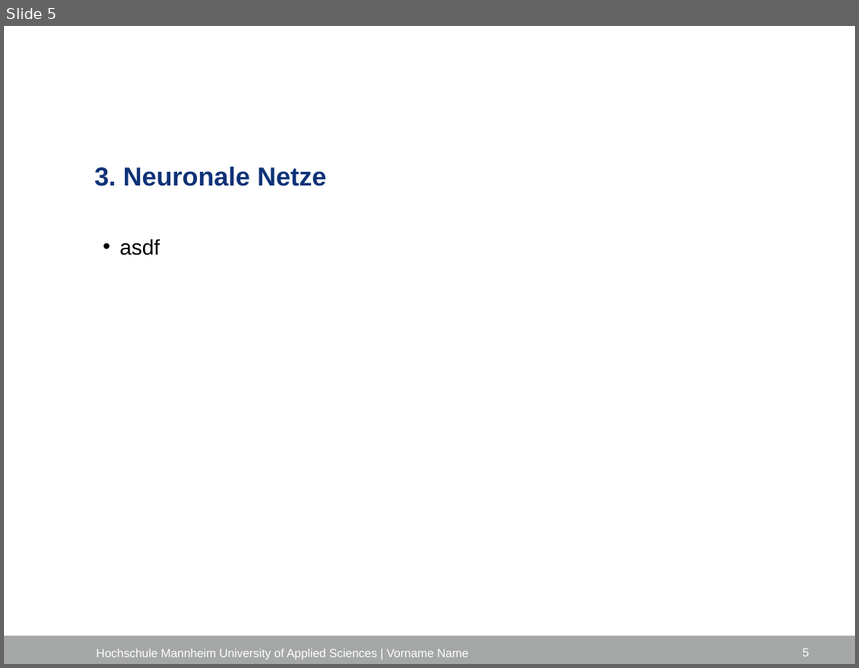
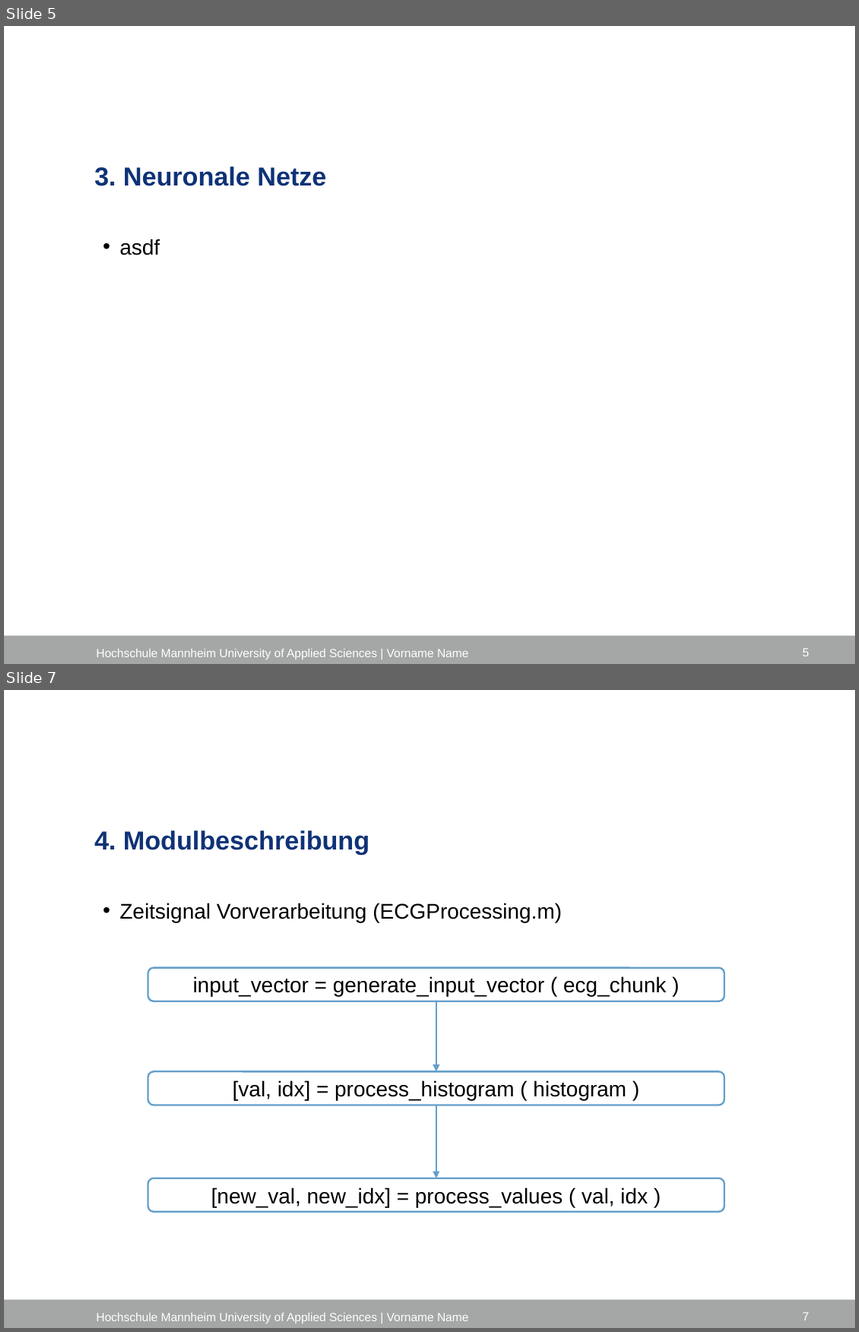
Before and after one commit to Edwardha92/SIP2, a slide deck: docs/final_documentation/Musterpräsentation.pptx. Shown one above the other, each under a label of ours: slide 5 before the commit, slides 5 and 7 after it; the slides between them are not shown. The pictures are 859x668 and 859x1332 pixels, drawn with LibreOffice and Linux fonts; fonts in the diff are those of the drawing; background and template pictures are left out. Boxes give left, top, right and bottom in pixels: in the first picture for what was removed or moved away, otherwise in the second. Text is boxed around its words. In the diff, an @@ line names an element or a change of style, - is before the commit and + after.

```diff
--- a/docs/final_documentation/Musterpräsentation.pptx
+++ b/docs/final_documentation/Musterpräsentation.pptx
@@ slide 7 added at (4, 690, 855, 1328), background #FFFFFF; not listed: 1 template element that a slide beside it also shows @@
@@ title added at (94, 831, 370, 854), 22 pt, text #0F3277, bold @@
+4. Modulbeschreibung
@@ text added at (120, 903, 562, 923), 18 pt, text #000000 @@
+  • Zeitsignal Vorverarbeitung (ECGProcessing.m)
@@ rounded rectangle added at (148, 968, 724, 1002), outline #649FCA 1.5 pt, 18 pt, text #000000 @@
+input_vector = generate_input_vector ( ecg_chunk )
@@ arrow added from (436, 1002) to (436, 1072), #649FCA 1.5 pt @@
@@ rounded rectangle added at (148, 1072, 724, 1106), outline #649FCA 1.5 pt, 18 pt, text #000000 @@
+[val, idx] = process_histogram ( histogram )
@@ arrow added from (436, 1106) to (436, 1179), #649FCA 1.5 pt @@
@@ rounded rectangle added at (148, 1179, 724, 1212), outline #649FCA 1.5 pt, 18 pt, text #000000 @@
+[new_val, new_idx] = process_values ( val, idx )
@@ text added at (96, 1313, 468, 1324), 10 pt, text #FFFFFF @@
+Hochschule Mannheim University of Applied Sciences | Vorname Name
@@ page number added at (803, 1312, 810, 1321), 10 pt, text #FFFFFF @@
+7
```
Also in this commit, not shown: 1 slide changed, 1 other slide added.
